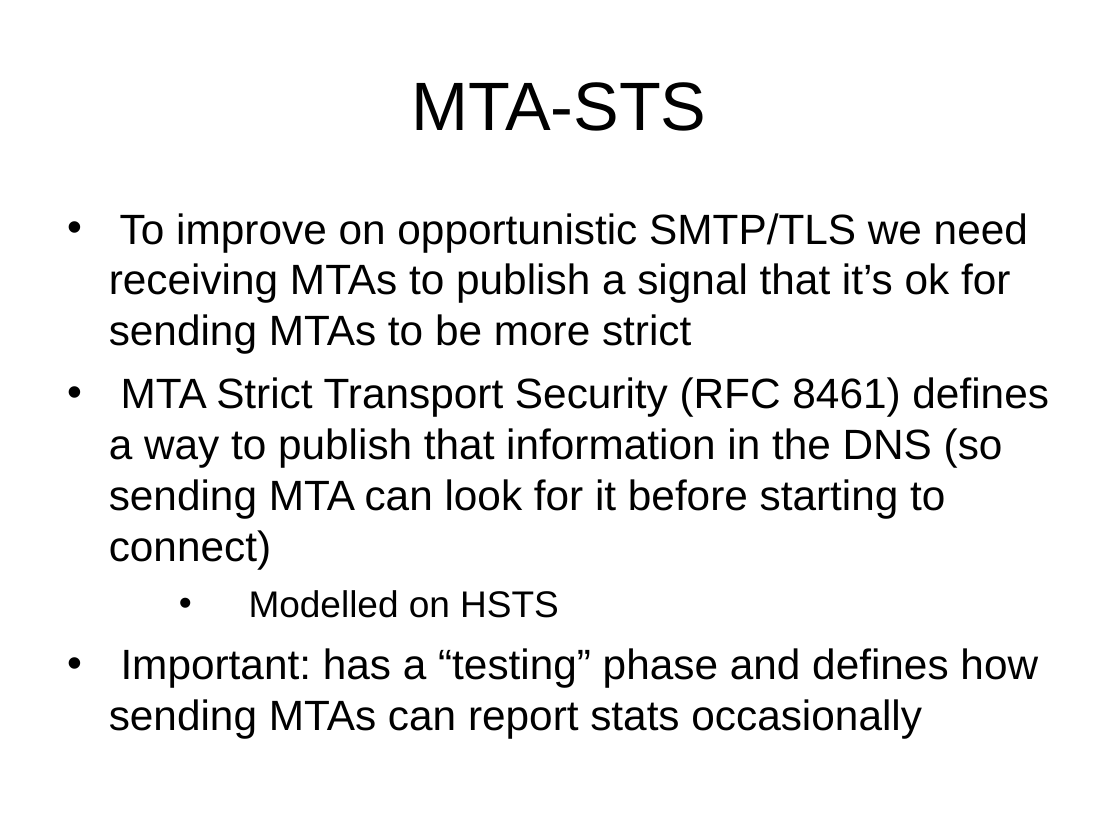
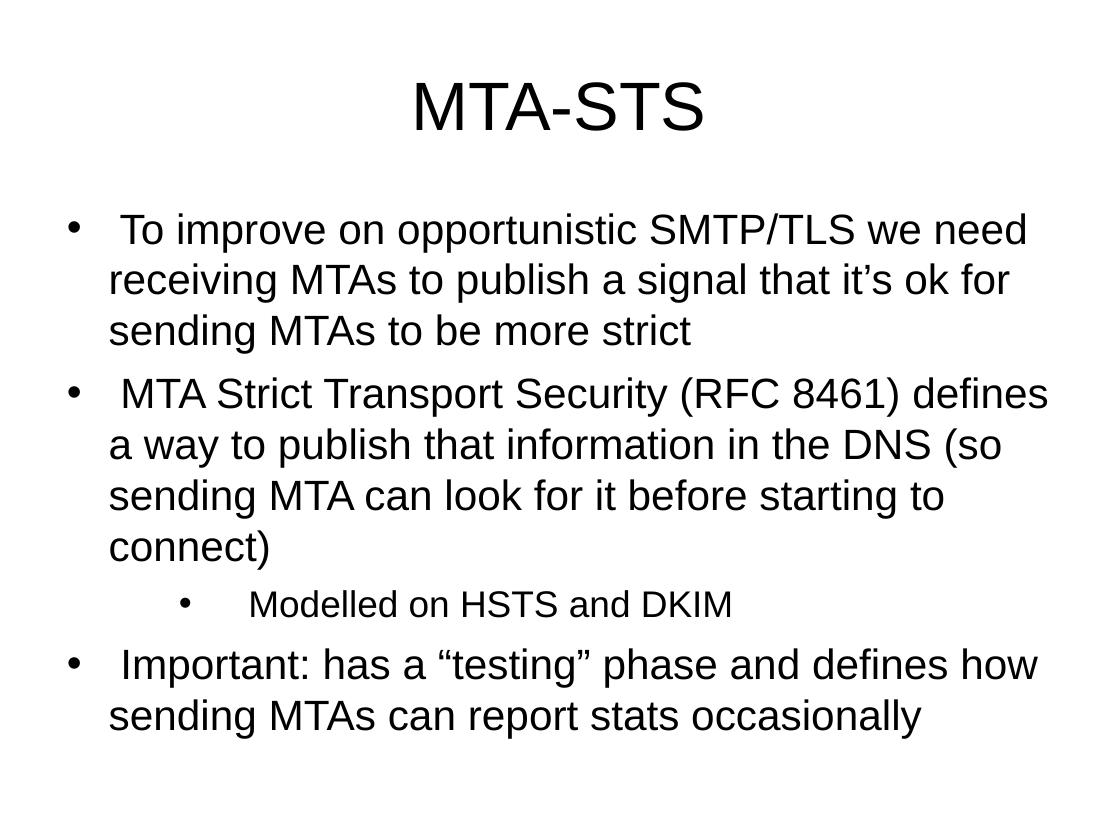
Before and after one commit to sftcd/cs7053, a slide deck: slide 12 of 2016lectures/04-spam.ppt. Drawn at 1120x840 pixels with LibreOffice and Linux fonts; fonts in the diff are those of the drawing. Boxes give left, top, right and bottom in pixels: in the first picture for what was removed or moved away, otherwise in the second. Text is boxed around its words. In the diff, an @@ line names an element or a change of style, - is before the commit and + after.

```diff
--- a/2016lectures/04-spam.ppt
+++ b/2016lectures/04-spam.ppt
@@ text at (x1=248, y1=590, x2=733, y2=618): text changed @@
-  • Modelled on HSTS
+  • Modelled on HSTS and DKIM
```
Also in this commit, not shown: 18 other slides changed, 1 slide added, 2 other files.
